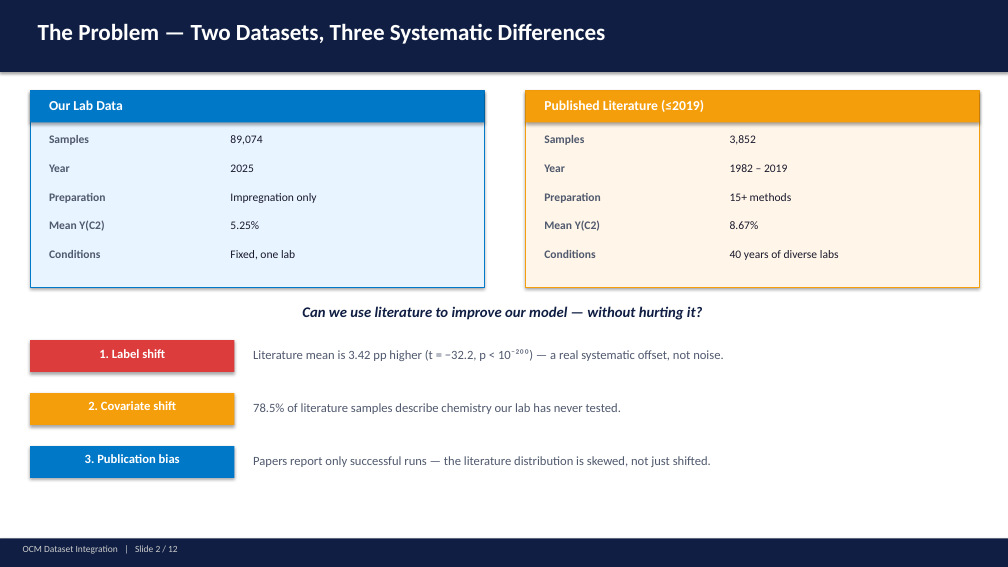
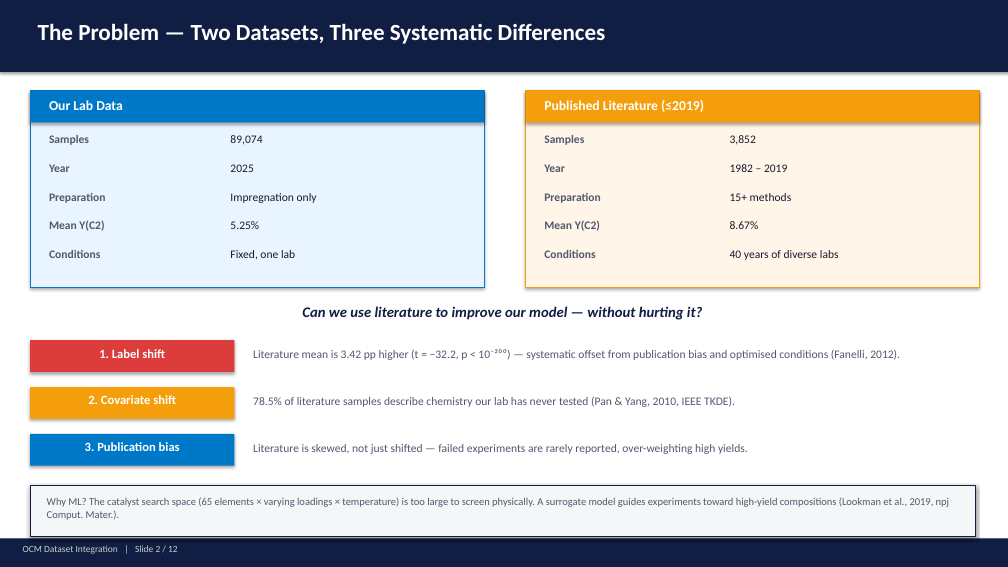
Before and after one commit to ParthN9i4/OCM-Dataset-JAIST, a slide deck: slide 2 of ocm_presentation.pptx. Drawn at 1008x567 pixels with LibreOffice and Linux fonts; fonts in the diff are those of the drawing. Boxes give left, top, right and bottom in pixels: in the first picture for what was removed or moved away, otherwise in the second. Text is boxed around its words. In the diff, an @@ line names an element or a change of style, - is before the commit and + after.

```diff
--- a/ocm_presentation.pptx
+++ b/ocm_presentation.pptx
@@ text at (253,349,900,360): text changed; size 12 to 11 pt @@
-Literature mean is 3.42 pp higher (t = −32.2, p < 10⁻²⁰⁰) — a real systematic offset, not noise.
+Literature mean is 3.42 pp higher (t = −32.2, p < 10⁻²⁰⁰) — systematic offset from publication bias and optimised conditions (Fanelli, 2012).
@@ rectangle: place and size @@
-rectangle at (30,393,234,425)
+rectangle at (30,387,234,419)
@@ text "2. Covariate shift": place and size @@
-text "2. Covariate shift" at (88,401,176,410)
+text "2. Covariate shift" at (88,395,176,404)
@@ text at (253,397,735,407): text changed; size 12 to 11 pt @@
-78.5% of literature samples describe chemistry our lab has never tested.
+78.5% of literature samples describe chemistry our lab has never tested (Pan & Yang, 2010, IEEE TKDE).
@@ rectangle: place and size @@
-rectangle at (30,446,234,478)
+rectangle at (30,434,234,466)
@@ text "3. Publication bias": place and size @@
-text "3. Publication bias" at (85,454,180,463)
+text "3. Publication bias" at (85,442,180,451)
@@ text at (253,444,748,454): text changed; size 12 to 11 pt @@
-Papers report only successful runs — the literature distribution is skewed, not just shifted.
+Literature is skewed, not just shifted — failed experiments are rarely reported, over-weighting high yields.
@@ rectangle added at (30,485,975,537), fill #F5F6F8, outline #0F1E42 0.75 pt @@
@@ text added at (47,497,950,520), 10 pt, text #50596E @@
+Why ML? The catalyst search space (65 elements × varying loadings × temperature) is too large to screen physically. A surrogate model guides experiments toward high-yield compositions (Lookman et al., 2019, npj Comput. Mater.).
```
Also in this commit, not shown: 5 other slides changed, 4 other files.
